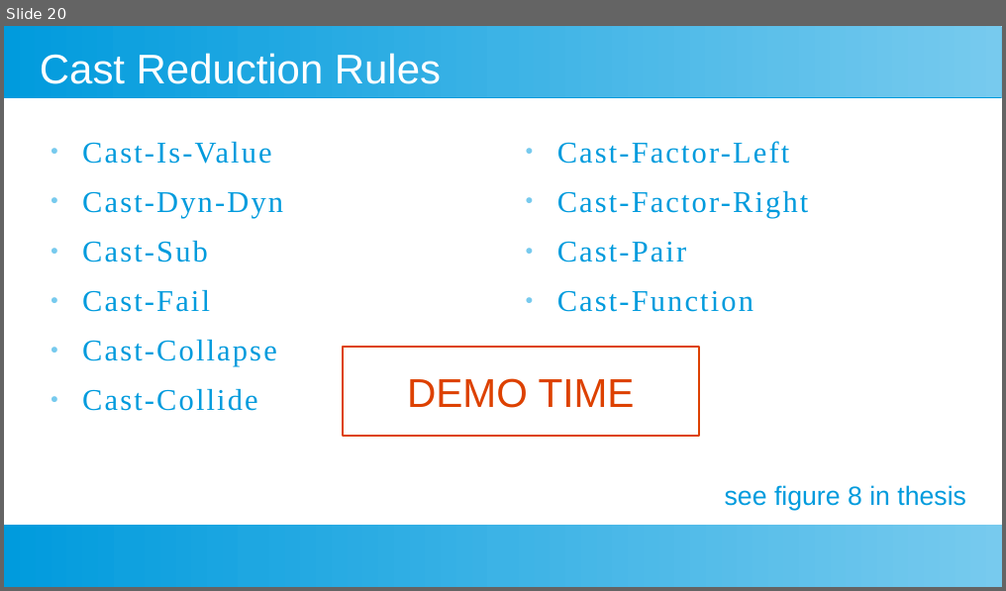
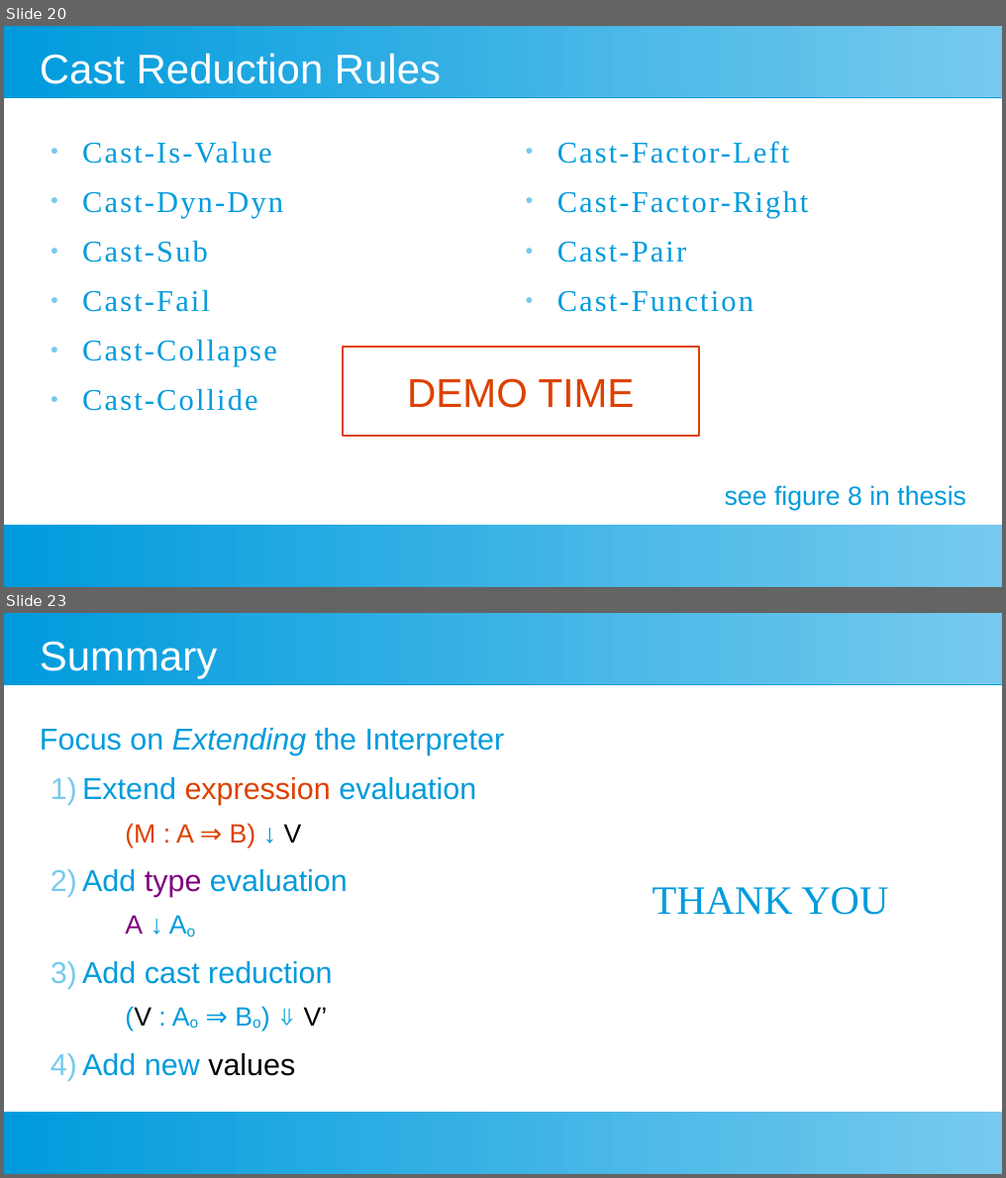
Before and after one commit to leyhline/mastersthesis, a slide deck: presentation.odp. Shown one above the other, each under a label of ours: slide 20 before the commit, slides 20 and 23 after it; the slides between them are not shown. The pictures are 1006x591 and 1006x1178 pixels, drawn with LibreOffice and Linux fonts; fonts in the diff are those of the drawing. Boxes give left, top, right and bottom in pixels: in the first picture for what was removed or moved away, otherwise in the second. Text is boxed around its words. In the diff, an @@ line names an element or a change of style, - is before the commit and + after.

```diff
--- a/presentation.odp
+++ b/presentation.odp
@@ slide 23 added at <box>4,613,1002,1174</box>, background #FFFFFF; not listed: 2 template elements that a slide beside it also shows @@
@@ title added at <box>40,641,217,679</box>, 33 pt, text #FFFFFF @@
+Summary
@@ text added at <box>40,728,505,1076</box>, 24 pt, text #009BDD @@
+Focus on Extending the Interpreter
+1) Extend expression evaluation
+  (M : A ⇒ B) ↓ V
+2) Add type evaluation
+  A ↓ Ao
+3) Add cast reduction
+  (V : Ao ⇒ Bo) ⇓ V’
+4) Add new values
@@ text added at <box>652,887,888,915</box>, 32 pt, text #009BDD @@
+THANK YOU
```
Also in this commit, not shown: 4 slides changed, 2 other slides added.
